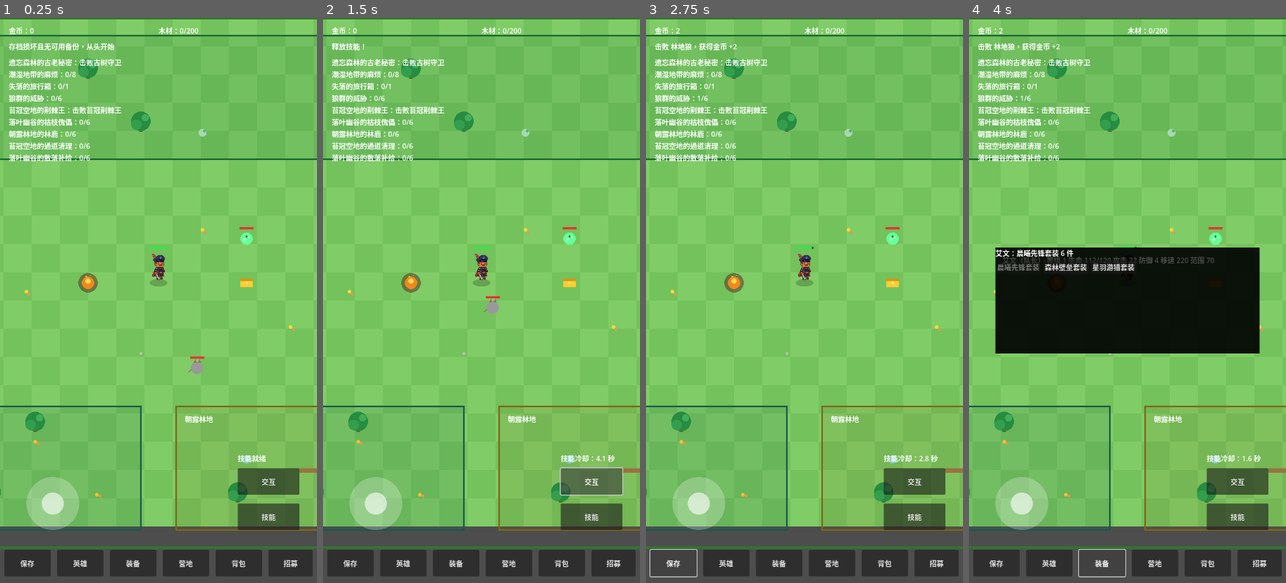
Above: before the commit, frames 1-4 (left to right).
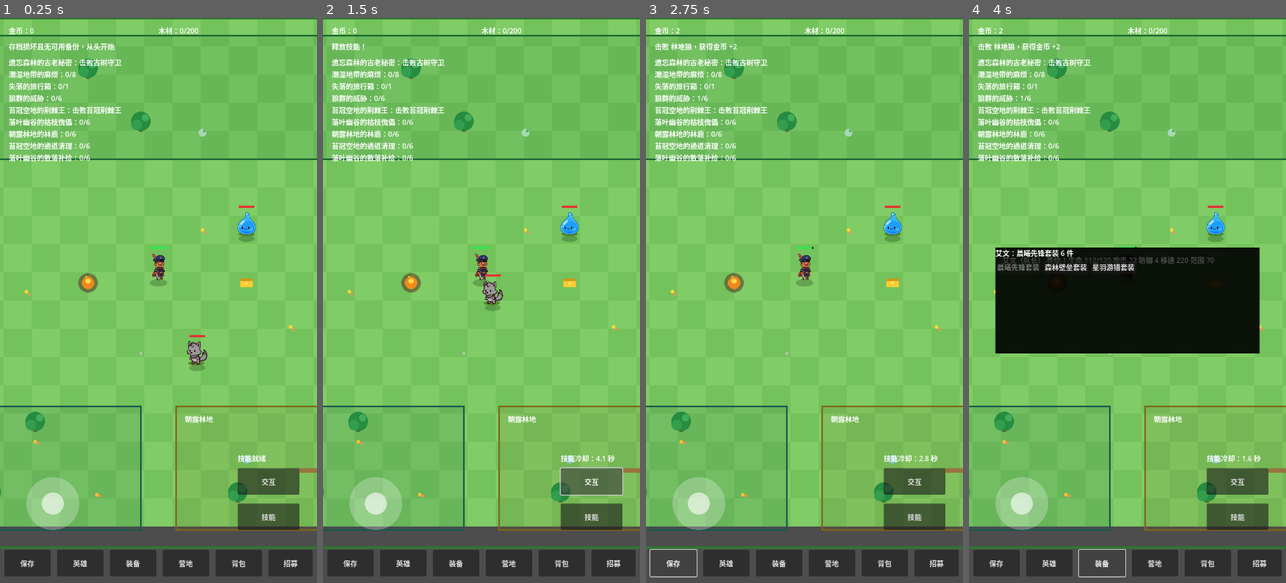
Above: after the commit, the same moments.

Repository: oneyi53/game
Game: Godot game, scene res://scenes/main.tscn
The game is run twice, just before and just after one commit, with the same random seed, the same clock (stepped at 60 frames per second) and the same inputs.
Inputs:
- Up to frame 1 (0.25 s): no input
- Up to frame 2 (1.5 s): click "技能" at 0.5 s; click "交互" at 1.25 s
- Up to frame 3 (2.75 s): click "保存" at 2 s
- Up to frame 4 (4 s): click "英雄" at 2.75 s; click "装备" at 3.5 s

The runs differ from the first frame. In frame 1, 0.5% of the frame differs, in the area x 58-81%, y 33-63%; in frame 2, 0.5%; in frame 3, 0.2%; in frame 4, 0.2%.

Commit message:
feat: render original character and monster sprites

Diff:
--- a/scripts/enemy/enemy.gd
+++ b/scripts/enemy/enemy.gd
@@ -89,68 +89,30 @@
         died.emit(self)
         queue_free()
 
+const ENEMY_TEXTURES := {
+    "slime": preload("res://assets/art-v1/sprites/monsters/slime.png"),
+    "wolf": preload("res://assets/art-v1/sprites/monsters/wolf.png"),
+    "thorn_vine": preload("res://assets/art-v1/sprites/monsters/thorn_vine.png"),
+    "forest_wasp": preload("res://assets/art-v1/sprites/monsters/forest_wasp.png"),
+    "valley_firefly": preload("res://assets/art-v1/sprites/monsters/valley_firefly.png"),
+    "withered_puppet": preload("res://assets/art-v1/sprites/monsters/withered_puppet.png"),
+    "stream_spirit": preload("res://assets/art-v1/sprites/monsters/stream_spirit.png"),
+    "valley_mushroom": preload("res://assets/art-v1/sprites/monsters/valley_mushroom.png"),
+    "dawn_deer": preload("res://assets/art-v1/sprites/monsters/dawn_deer.png"),
+    "hill_rock": preload("res://assets/art-v1/sprites/monsters/hill_rock.png")
+}
+
 func _draw() -> void:
     if dead:
         return
-    # Visual only: body circle radius, hp bar and all stats are
-    # unchanged. Details are small marks inside the same 14 px body.
-    # A-H art placeholders are mapped by theme here, not by letter:
-    # hill_rock = the stone-slope food-storer (art G),
-    # dawn_deer = the light-dappled forest-edge runner (art H);
-    # the other six use their real names and colours.
-    draw_circle(Vector2.ZERO, 14.0, enemy_color)
-    match enemy_id:
-        "slime":
-            # Translucent bubbles inside the soft body.
-            draw_circle(Vector2(-4.0, 2.0), 3.0, Color(1.0, 1.0, 1.0, 0.55))
-            draw_circle(Vector2(5.0, -3.0), 2.0, Color(1.0, 1.0, 1.0, 0.55))
-            draw_circle(Vector2(0.0, -5.0), 2.0, Color(0.1, 0.2, 0.1))
-        "wolf":
-            # Upright ears + tail line; alert, not menacing.
-            draw_colored_polygon(PackedVector2Array([Vector2(-8.0, -12.0), Vector2(-4.0, -20.0), Vector2(-1.0, -12.0)]), Color(0.55, 0.45, 0.35))
-            draw_colored_polygon(PackedVector2Array([Vector2(2.0, -12.0), Vector2(6.0, -20.0), Vector2(9.0, -12.0)]), Color(0.55, 0.45, 0.35))
-            draw_line(Vector2(-13.0, 4.0), Vector2(-20.0, 10.0), Color(0.55, 0.45, 0.35), 2.0)
-        "thorn_vine":
-            # Thorn spikes + moss dots.
-            draw_line(Vector2(-12.0, -6.0), Vector2(-18.0, -10.0), Color(0.2, 0.6, 0.3), 1.5)
-            draw_line(Vector2(12.0, -6.0), Vector2(18.0, -10.0), Color(0.2, 0.6, 0.3), 1.5)
-            draw_circle(Vector2(0.0, 6.0), 2.5, Color(0.5, 0.85, 0.4))
-        "forest_wasp":
-            # Translucent wings + stripe.
-            draw_circle(Vector2(-6.0, -8.0), 5.0, Color(1.0, 1.0, 1.0, 0.5))
-            draw_circle(Vector2(6.0, -8.0), 5.0, Color(1.0, 1.0, 1.0, 0.5))
-            draw_rect(Rect2(-10.0, 2.0, 20.0, 3.0), Color(0.2, 0.2, 0.1))
-        "valley_firefly":
-            # Glow dots + antennae, bright yellow-green.
-            draw_circle(Vector2(-8.0, -6.0), 2.5, Color(1.0, 0.95, 0.4))
-            draw_circle(Vector2(8.0, -6.0), 2.5, Color(1.0, 0.95, 0.4))
-            draw_line(Vector2(-3.0, -12.0), Vector2(-6.0, -18.0), Color(0.7, 0.9, 0.4), 1.5)
-            draw_line(Vector2(3.0, -12.0), Vector2(6.0, -18.0), Color(0.7, 0.9, 0.4), 1.5)
-        "withered_puppet":
-            # Dry-leaf / wood patches.
-            draw_circle(Vector2(-5.0, -4.0), 3.0, Color(0.6, 0.5, 0.3))
-            draw_circle(Vector2(6.0, 4.0), 2.5, Color(0.45, 0.6, 0.3))
-            draw_line(Vector2(-10.0, 8.0), Vector2(10.0, 8.0), Color(0.45, 0.35, 0.2), 1.5)
-        "stream_spirit":
-            # Water ripple + droplet.
-            draw_circle(Vector2(0.0, -14.0), 3.0, Color(0.85, 0.95, 1.0, 0.85))
-            draw_arc(Vector2(0.0, 6.0), 8.0, 0.2, 2.9, 10, Color(0.85, 0.95, 1.0, 0.7), 1.5)
-        "valley_mushroom":
-            # Cap spots on a rounded body.
-            draw_circle(Vector2(-5.0, -6.0), 2.5, Color(1.0, 0.85, 0.85))
-            draw_circle(Vector2(5.0, -6.0), 2.5, Color(1.0, 0.85, 0.85))
-            draw_circle(Vector2(0.0, 0.0), 2.0, Color(1.0, 0.85, 0.85))
-        "dawn_deer":
-            # Antler lines + dappled leaf-shadow dots (art H).
-            draw_line(Vector2(-5.0, -12.0), Vector2(-9.0, -20.0), Color(0.65, 0.55, 0.4), 1.5)
-            draw_line(Vector2(5.0, -12.0), Vector2(9.0, -20.0), Color(0.65, 0.55, 0.4), 1.5)
-            draw_circle(Vector2(-11.0, 6.0), 2.0, Color(0.6, 0.85, 0.5, 0.7))
-            draw_circle(Vector2(11.0, 6.0), 2.0, Color(0.6, 0.85, 0.5, 0.7))
-        "hill_rock":
-            # Stone patches + warm-yellow food pouch (art G).
-            draw_circle(Vector2(-5.0, -3.0), 3.0, Color(0.55, 0.55, 0.55))
-            draw_circle(Vector2(6.0, 5.0), 2.5, Color(0.55, 0.55, 0.55))
-            draw_circle(Vector2(0.0, 9.0), 3.0, Color(1.0, 0.8, 0.2))
-    draw_rect(Rect2(-16.0, -26.0, 32.0, 5.0), Color.BLACK)
-    var fill: float = 32.0 * float(hp) / float(max_hp) if max_hp > 0 else 0.0
-    draw_rect(Rect2(-16.0, -26.0, fill, 5.0), Color(0.9, 0.2, 0.2))
+    draw_set_transform(Vector2.ZERO, 0.0, Vector2(1.0, 0.42))
+    draw_circle(Vector2.ZERO, 18.0, Color(0.04, 0.12, 0.05, 0.24))
+    draw_set_transform(Vector2.ZERO)
+    var texture: Texture2D = ENEMY_TEXTURES.get(enemy_id)
+    if texture != null:
+        draw_texture_rect(texture, Rect2(-32.0, -66.0, 64.0, 66.0), false)
+    else:
+        draw_circle(Vector2.ZERO, 14.0, enemy_color)
+    draw_rect(Rect2(-18.0, -75.0, 36.0, 5.0), Color(0.04, 0.06, 0.04, 0.9))
+    var fill: float = 36.0 * float(hp) / float(max_hp) if max_hp > 0 else 0.0
+    draw_rect(Rect2(-18.0, -75.0, fill, 5.0), Color(0.9, 0.2, 0.2))
